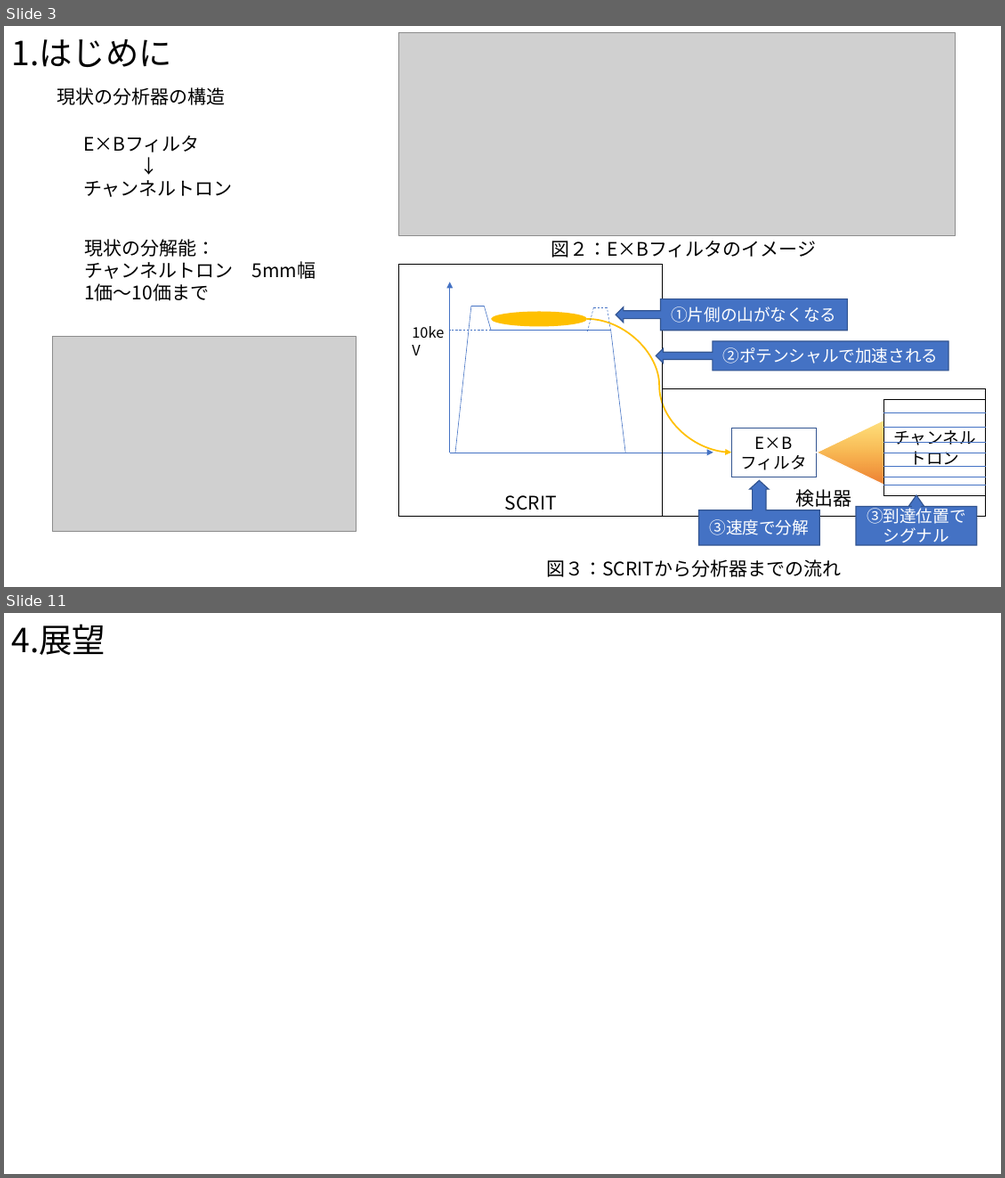
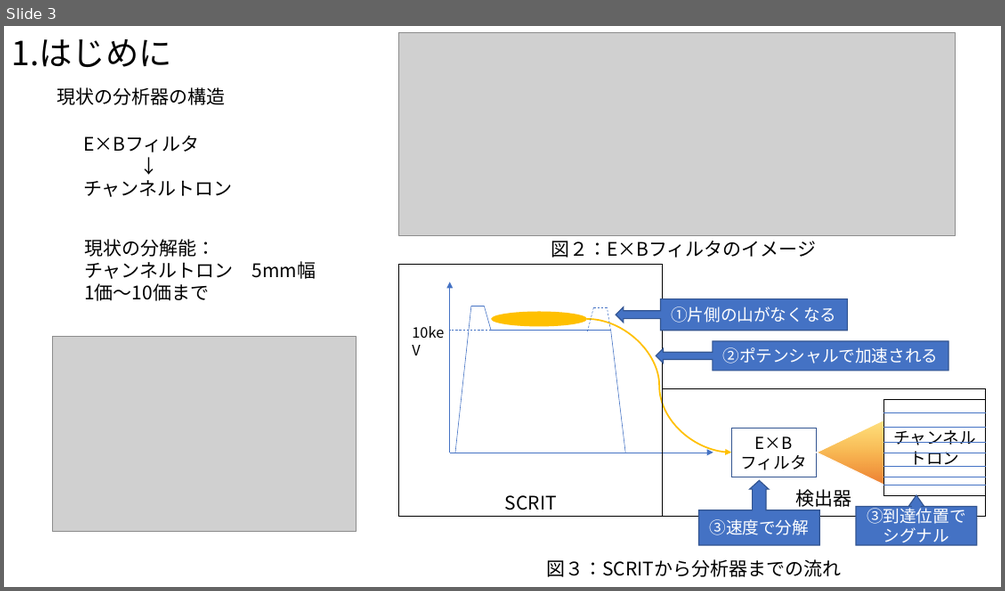
Before and after one commit to Takeuchi-yuya/Ksimulation, a slide deck: docs/最終発表.pptx. Shown one above the other, each under a label of ours: slides 3 and 11 before the commit, slide 3 after it; the slides between them are not shown. The pictures are 1005x1178 and 1005x591 pixels, drawn with LibreOffice and Linux fonts; fonts in the diff are those of the drawing; grey boxes stand for pictures. Boxes give left, top, right and bottom in pixels: in the first picture for what was removed or moved away, otherwise in the second. Text is boxed around its words. In the diff, an @@ line names an element or a change of style, - is before the commit and + after.

```diff
--- a/docs/最終発表.pptx
+++ b/docs/最終発表.pptx
@@ slide 11 removed at (4,613,1001,1174), background #FFFFFF @@
@@ title removed at (11,624,105,655) @@
-4.展望
```
Also in this commit, not shown: 7 slides changed, 2 slides added.
